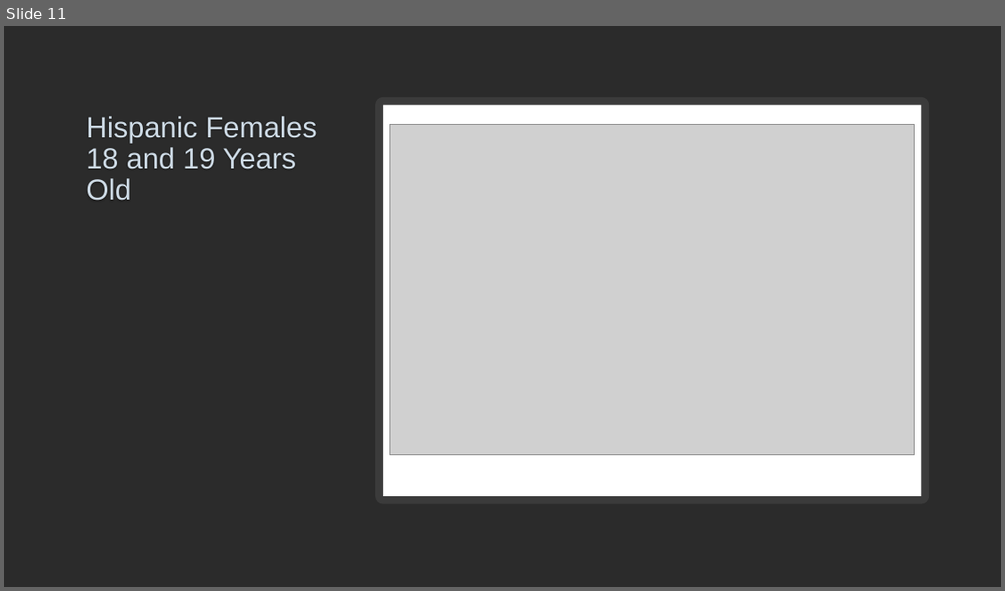
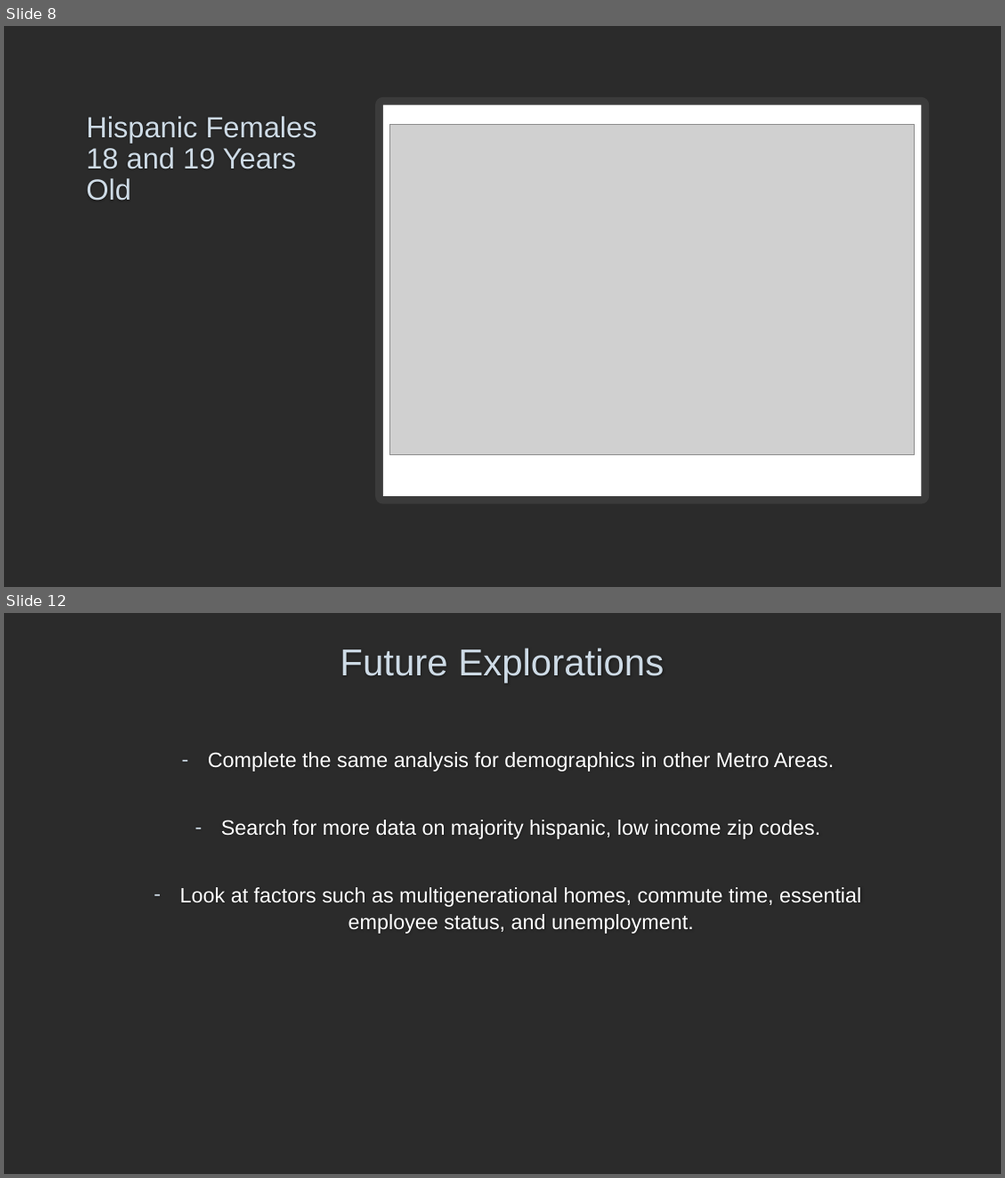
Before and after one commit to bakerv/COVID19, a slide deck: Bexar County COVID-19 by the Numbers.pptx. Shown one above the other, each under a label of ours: slide 11 before the commit, slides 8 and 12 after it; the slides between them are not shown. The pictures are 1005x591 and 1005x1178 pixels, drawn with LibreOffice and Linux fonts; fonts in the diff are those of the drawing; grey boxes stand for pictures; background and template pictures are left out; a plain dark background stands for a picture behind light text. Boxes give left, top, right and bottom in pixels: in the first picture for what was removed or moved away, otherwise in the second. Text is boxed around its words. In the diff, an @@ line names an element or a change of style, - is before the commit and + after.

```diff
--- a/Bexar County COVID-19 by the Numbers.pptx
+++ b/Bexar County COVID-19 by the Numbers.pptx
@@ slide 12 added at [4,613,1001,1174], background picture (left out) @@
@@ title added at [340,648,663,682], 36 pt, text #CEDBE6 @@
+Future Explorations
@@ text added at [180,752,861,933], 20 pt, text #FFFFFF @@
+– Complete the same analysis for demographics in other Metro Areas.
+– Search for more data on majority hispanic, low income zip codes.
+– Look at factors such as multigenerational homes, commute time, essential employee status, and unemployment.
@@ what was slide 11 is now slide 8 @@
```
Also in this commit, not shown: 3 slides changed, 3 other slides added, 3 slides removed.
